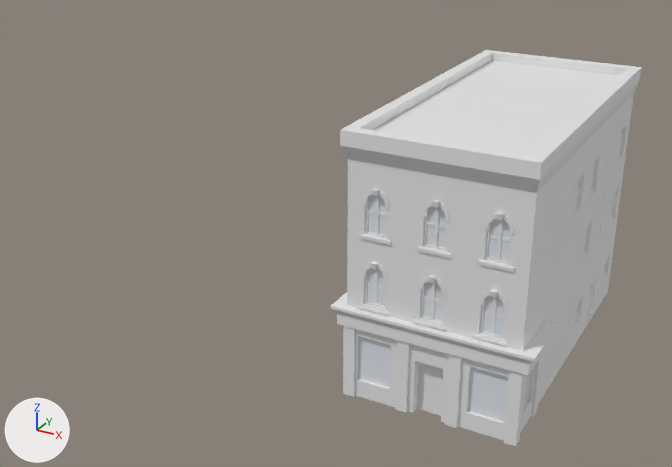
The Blender file Blender Harmjan/gebouw/gebouw des tutorial 2.blend: old version first, new version second.
Camera for both pictures: a 50 mm lens placed at (9.8, -30.1, 17.9), pointed at (-6.5, -0.3, 3.1). The axes (+X, +Y, +Z) are drawn at lower left. The lights are the same throughout.
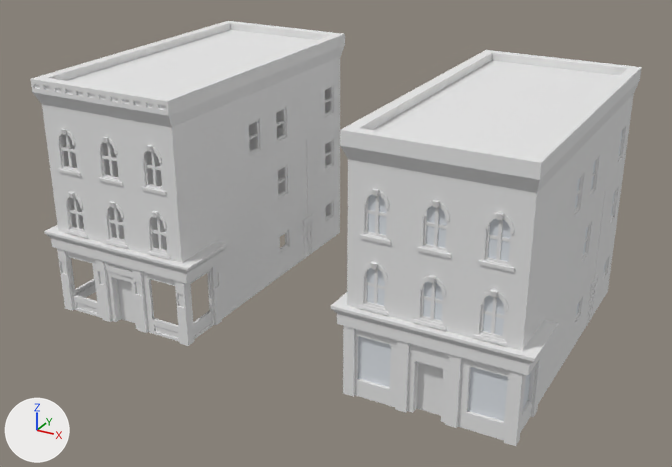
The edits, one by one:
Material 'Material.001' (mat_material_001) is new.
Its base color is (0.8, 0.8, 0.8) (white #e7e7e7).
Mesh me_cube_002 is new.
It has 19233 vertices, 17778 faces and spans x -3.47..3.47, y -6.27..7.4, z 0.0..9.5.
It uses material mat_material_001 (its picture is missing).
Object 'Cube.002' (ob_cube_002) is new; it shows me_cube_002.
Its location is (-12.8, 0.0, 0.0).

Location of each change, (x1, y1, x2, y2) in pixels of the pictures (672 x 467 px):
'Cube.002', added: after (30, 21, 345, 346)
